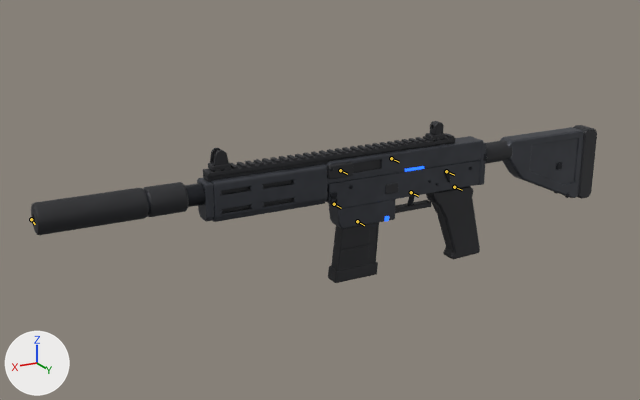
One commit to the Blender file art-source/weapons/Phantom.blend: the scene before it, then after it.
The view is the same before and after, from a 50 mm lens placed at (3.2, 4.22, 1.77), pointed at (0.84, -0.18, 0.14). Lighting does not change. The marker at lower left points along +X, +Y and +Z. The first picture is the older version. The bones that bend it are drawn over the model as lines.

Names of what the first picture shows: 'Phantom_ChargingHandle', 'Phantom_CharmLoop', 'Phantom_FireSelector', 'Phantom_Grip', 'Phantom_Handguard', 'Phantom_Mag', 'Phantom_Neon', 'Phantom_Pins', 'Phantom_Rail', 'Phantom_Receiver', 'Phantom_Sights', 'Phantom_Stock', 'Phantom_Suppressor', 'Phantom_Trigger'.
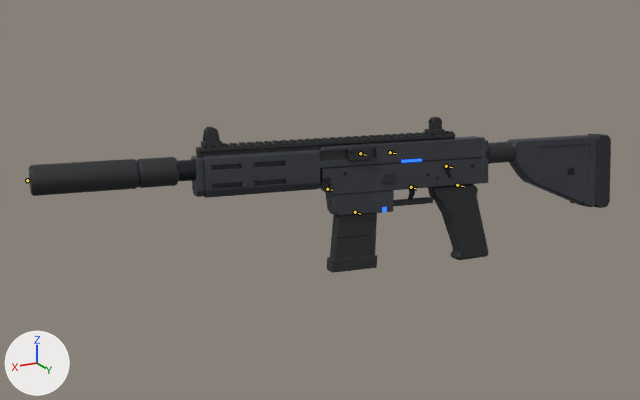
The newer file adds an action. The first version stands in its rest pose; the second is drawn at frame 15 of the action 'Phantom_Draw'.

Where the change shows, as pixel boxes (x1, y1, x2, y2) in the pictures (640 x 400 px):
'Phantom_Receiver', posed (14% shorter): before (325, 136, 487, 229); after (319, 136, 488, 216)
'Phantom_Suppressor', posed (26% shorter): before (31, 182, 206, 235); after (29, 157, 196, 196)
'Phantom_Handguard', posed (15% shorter): before (197, 164, 327, 222); after (191, 149, 320, 198)
'Phantom_Stock', posed (11% wider): before (484, 125, 597, 199); after (486, 134, 611, 208)
'Phantom_Rail', posed (45% shorter): before (203, 133, 456, 181); after (196, 131, 455, 157)
'Phantom_Grip', posed (12% wider): before (395, 186, 480, 259); after (393, 184, 488, 260)
'Phantom_Mag', posed: before (328, 222, 379, 283); after (327, 213, 377, 273)
'Phantom_Sights', posed (38% shorter): before (208, 121, 446, 172); after (201, 117, 445, 148)
'Phantom_Neon', posed: before (385, 166, 424, 221); after (382, 159, 422, 212)
'Phantom_Trigger', posed: before (407, 196, 415, 205); after (408, 189, 415, 199)
'Phantom_FireSelector', posed: before (444, 169, 451, 183); after (444, 164, 451, 178)
bone 'Root', root to tip: before (454, 187) to (462, 190); after (457, 185) to (464, 186)
bone 'ChargingHandle', root to tip: before (340, 170) to (347, 174); after (360, 153) to (366, 155)

The change in detail:
Bone 'Root' (bone_root) moves from (0.0, 0.0, 0.0) to (-0.025, 0.0, 0.007).
Bone 'Root' (bone_root) turns from (0, 0, 0) to (9, -2, -8) degrees about its own x, y and z.
Bone 'ChargingHandle' (bone_charginghandle) moves from (0.0, 0.0, 0.0) to (-0.17, 0.0, 0.0).
